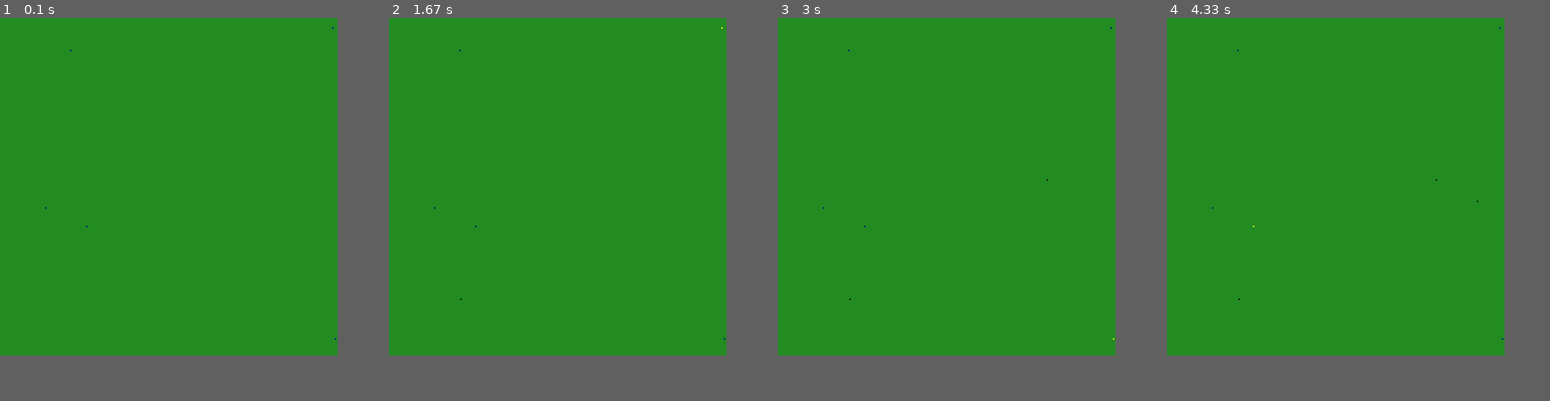
Above: before the commit, frames 1-4 (left to right).
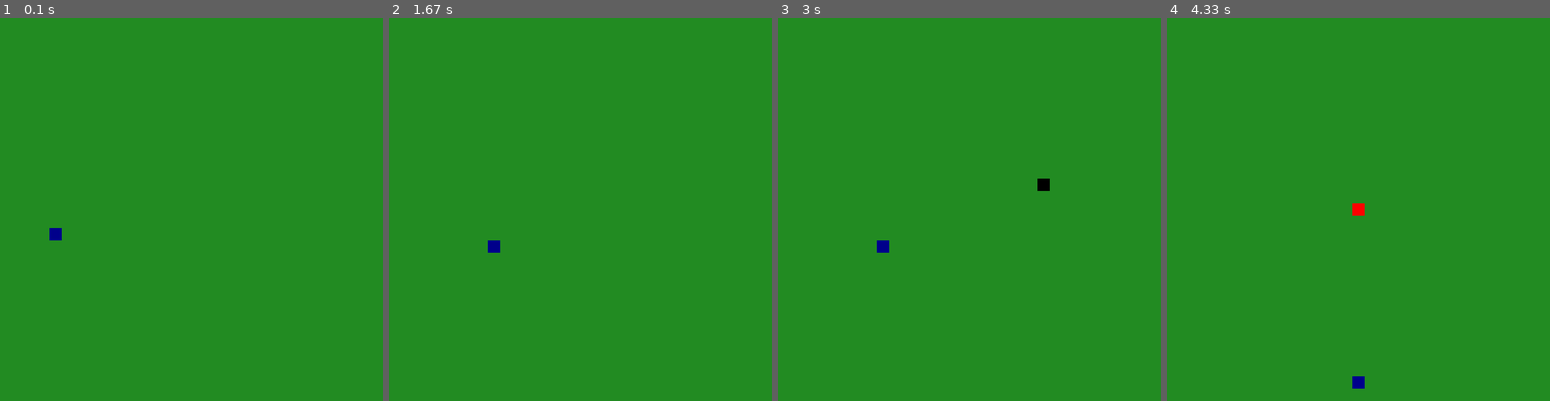
Above: after the commit, the same moments.

Repository: markus-brln/BachelorThesisForestFireControl
Game: pygame game, started from gui/main.py
Same seed, same stepped clock (60 frames per second), same inputs: the game is played once before the commit and once after it.
Inputs (mouse positions are in pixels of both pictures, inside the frame that each line leads up to):
- Up to frame 1 (0.1 s): no input
- Up to frame 2 (1.67 s): tap Space at 0.33 s; click (461, 301) at 0.82 s; tap Enter at 1.1 s
- Up to frame 3 (3 s): move the mouse to (969, 255) at 1.8 s; tap Space at 1.83 s; move the mouse to (1046, 178) at 2.43 s; click (1046, 178) at 2.8 s
- Up to frame 4 (4.33 s): move the mouse to (1477, 201) at 3.33 s; tap Space at 3.37 s; click (1477, 201) at 3.75 s
The window is 765x765 before the commit and 868x868 after it. Grey fills any space a smaller window leaves; there, only what the larger window draws over its background counts as a difference.

The runs differ from the first frame. In frame 1, 0.1% of the frame differs, in the area x 11-88%, y 2-84%; in frame 2, 0.1%; in frame 3, 0.2%; in frame 4, 0.2%, in the area x 11-88%, y 2-97%.

Commit message:
fixed divide by zero errors

Diff:
--- a/gui/Model/direction.py
+++ b/gui/Model/direction.py
@@ -18,6 +18,7 @@
   def dist2D(pos1, pos2):
     return pow(pow(pos1[0]-pos2[0], 2) + pow(pos1[1]-pos2[1], 2), 0.5) # pow(,0.5) == sqrt()
 
+
   @staticmethod
   def find(agent):
     """Line drawing algorithm to move an agent closer to its goal.
@@ -35,14 +36,16 @@
       evaluate_at_x = True                  # less than 45 degree incline
 
     line_point = list()
-    if evaluate_at_x:
+    if evaluate_at_x and delta_x != 0:
       x = agent.position[0] + delta_x / abs(delta_x) # move left or right
       y = agent.start_pos[1] + (x - agent.start_pos[0]) * (delta_y / delta_x)
       line_point = [x, y]
-    else:
+    elif delta_y != 0:
       y = agent.position[1] + delta_y / abs(delta_y)  # move up or down
       x = agent.start_pos[0] + (y - agent.start_pos[1]) * (delta_x / delta_y)
       line_point = [x, y]
+    if delta_x == 0 and delta_y == 0:
+      line_point = [agent.position[0], agent.position[1]]
 
     # try to find the direction that leads to the closest approximation of the line
     distances = list()
--- a/gui/Model/model.py
+++ b/gui/Model/model.py
@@ -165,8 +165,8 @@
         agent.dead = True
         print("agent dies")
         self.agents.remove(agent)
-
-      agent.timestep()  # walks 1 step towards current waypoint & digs on the way
+      if self.time % 3 ==0:
+        agent.timestep()  # walks 1 step towards current waypoint & digs on the way
 
     for node_row in self.nodes:
       for node in node_row:
--- a/gui/Model/node.py
+++ b/gui/Model/node.py
@@ -52,7 +52,7 @@
 
   def set_default_properties(self):
     if self.type == NodeType.GRASS:
-      self.default_props = {"fuel": 15, "temp": 0, "ign_thres":3.5}
+      self.default_props = {"fuel": 20, "temp": 0, "ign_thres": 2.5}
     if self.type == NodeType.WATER:
       self.default_props = {"fuel": 0, "temp": 0, "ign_thres": float("inf")}
 
@@ -85,7 +85,8 @@
           heat_spread /= (1 + (self.windspeed / 5))
         elif direction in self.wind_dir:
           if(self.windspeed > 0):
-            heat_spread *= 1 + np.log(self.windspeed)
+            heat_spread *= 1 + 10*np.log(self.windspeed)
+            print(heat_spread)
           else:
             heat_spread = 1
         neighbour.heat_up(heat_spread)
--- a/gui/Model/utils.py
+++ b/gui/Model/utils.py
@@ -2,12 +2,12 @@
 import time
 
 # GLOBALS (documented when saving)
-size = 255                              # environment size
-nr_of_agents = 5
-windspeed = 1
-wind_dir = (Direction.NORTH)
+size = 31                              # environment size
+nr_of_agents = 1
+windspeed = 5
+wind_dir = (Direction.NORTH, Direction.NORTH)
 timeframe = 20                          # timeframe in between setting new waypoints
-agentRadius = 50                        # agents spawn in this radius around the fire (it's a box, not a circle, for now, see model.get_random_position())
+agentRadius = 4                        # agents spawn in this radius around the fire (it's a box, not a circle, for now, see model.get_random_position())
 randseed = time.time()
 
 # OTHER GLOBALS
